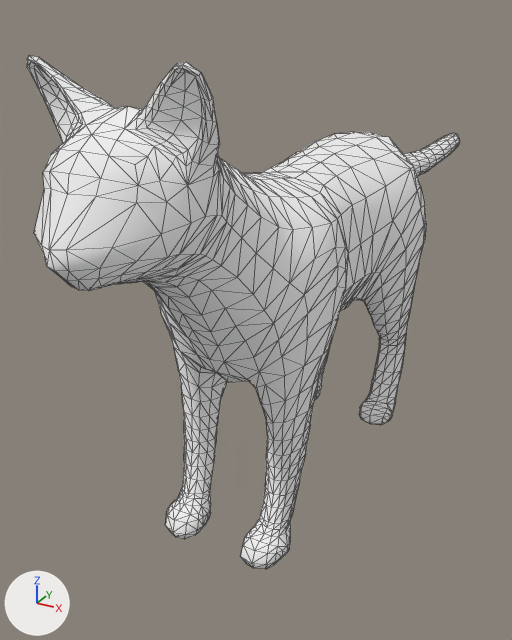
The glTF model res/models/cat_default.glb: old version first, new version second.
The view is the same before and after, from a camera (50 mm lens) standing at (0.135, -0.274, 0.219) and looking at (-0.035, 0.035, 0.065). Lighting does not change. The marker at lower left points along +X, +Y and +Z. Mesh edges are drawn as thin lines. Where no turn or scale is listed for an object, it has been applied to the vertices.

In view in the first picture: 'geometry'.
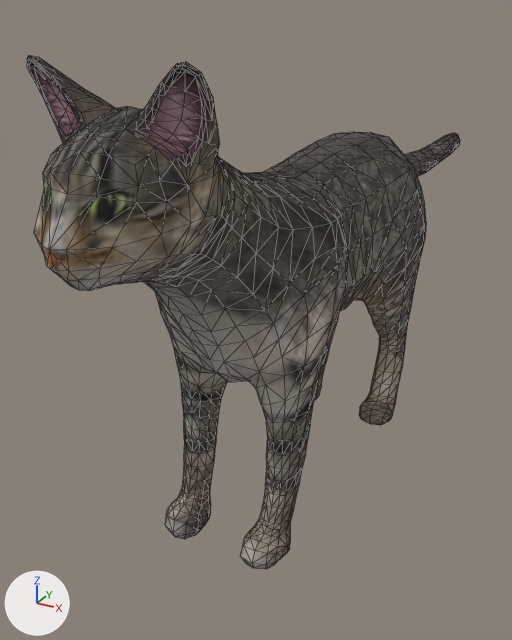
Location of each change, [x1, y1, x2, y2] in pixels of the pictures (512 x 640 px):
'geometry', surface changed: [27, 55, 460, 569] in both

What changed in the scene script:
```text
Add img_cat5_copy:
    img_cat5_copy = load_image('cat5 copy', '_unpacked/cat5_copy', 1024, 1024, 'sRGB')
Change mat_material:
    remove mat_material.base_color = (1.0, 1.0, 1.0)  # white #ffffff
    mat_material.metallic: 1.0 -> 0.0
    add mat_material.texture = img_cat5_copy
```
